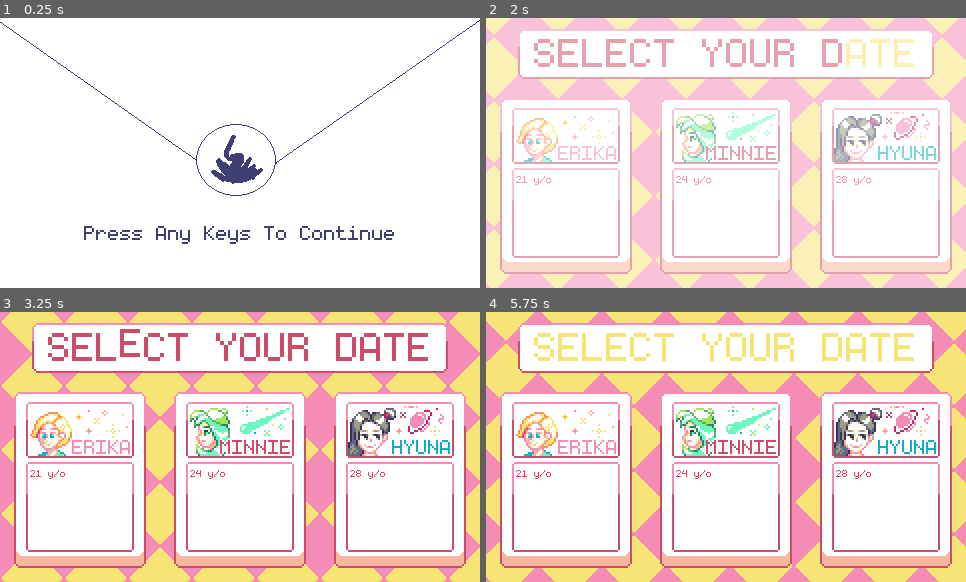
Above: before the commit, frames 1-4 (two rows, left to right).
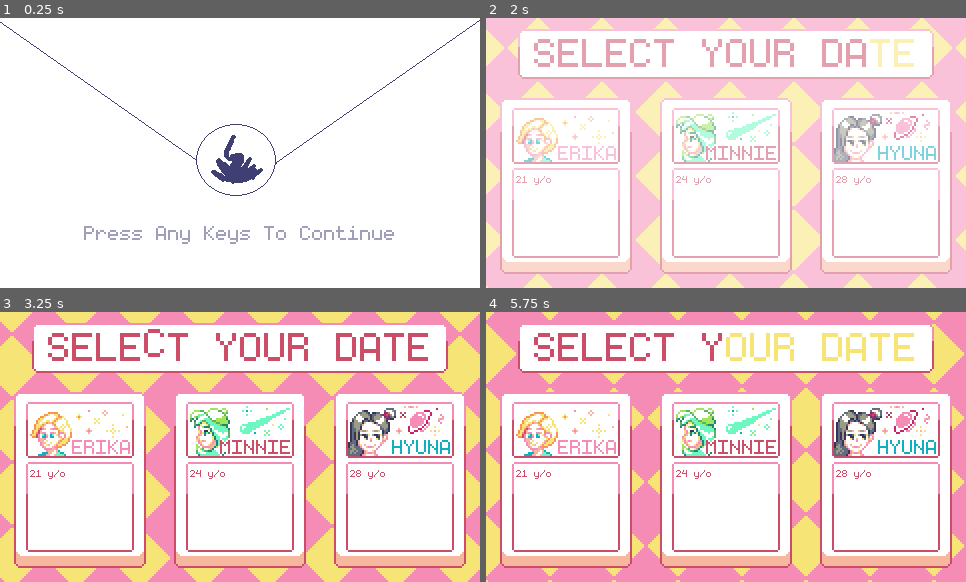
Above: after the commit, the same moments.

Repository: MaiGamesDev/PixelMate
Game: Godot game, scene res://Source/Main/StartMenu.tscn
The game is run twice, just before and just after one commit, with the same random seed, the same clock (stepped at 60 frames per second) and the same inputs.
Inputs:
- Up to frame 1 (0.25 s): no input
- Up to frame 2 (2 s): tap Enter (ui_accept) at 0.5, 0.77, 1.52 s
- Up to frame 3 (3.25 s): click "21 y/o" at 2 s; click "24 y/o" at 2.75 s
- Up to frame 4 (5.75 s): click "28 y/o" at 3.5 s; click "21 y/o" at 4.25 s; click "24 y/o" at 5 s

The runs differ from the first frame. In frame 1, 0.9% of the frame differs, in the area x 17-83%, y 77-84%; in frame 2, 18%; in frame 3, 19%; in frame 4, 20%, in the area x 0-100%, y 0-100%.

Commit message:
startmenu animation

Diff:
--- a/PM/Source/Main/LevelSelect.tscn
+++ b/PM/Source/Main/LevelSelect.tscn
@@ -210,14 +210,14 @@
 
 [node name="BackGround" type="AnimatedSprite" parent="."]
 frames = SubResource( 17 )
-frame = 3
+frame = 14
 playing = true
 centered = false
 
 [node name="SelectTitle" type="AnimatedSprite" parent="."]
 position = Vector2( 240, 36 )
 frames = SubResource( 39 )
-frame = 1
+frame = 2
 playing = true
 
 [node name="AnimationPlayer" type="AnimationPlayer" parent="."]
@@ -374,7 +374,6 @@
 rect_min_size = Vector2( 0, 10 )
 
 [node name="FadeInEffect" type="ColorRect" parent="UILayer"]
-visible = false
 margin_right = 480.0
 margin_bottom = 270.0
 mouse_filter = 2
--- a/PM/Source/Main/StartMenu.tscn
+++ b/PM/Source/Main/StartMenu.tscn
@@ -57,6 +57,23 @@
 "transitions": PoolRealArray( 1 ),
 "update": 0,
 "values": [ Color( 1, 1, 1, 1 ) ]
+}
+
+[sub_resource type="Animation" id=4]
+resource_name = "idle"
+length = 1.3
+loop = true
+tracks/0/type = "value"
+tracks/0/path = NodePath("Label:modulate")
+tracks/0/interp = 1
+tracks/0/loop_wrap = true
+tracks/0/imported = false
+tracks/0/enabled = true
+tracks/0/keys = {
+"times": PoolRealArray( 0, 0.5, 1 ),
+"transitions": PoolRealArray( 1, 1, 1 ),
+"update": 0,
+"values": [ Color( 1, 1, 1, 1 ), Color( 1, 1, 1, 0 ), Color( 1, 1, 1, 1 ) ]
 }
 
 [sub_resource type="Animation" id=3]
@@ -140,5 +157,7 @@
 }
 
 [node name="AnimationPlayer" type="AnimationPlayer" parent="."]
+autoplay = "idle"
 anims/RESET = SubResource( 2 )
+anims/idle = SubResource( 4 )
 anims/start = SubResource( 3 )
Not shown, added: PM/Art/Lucky/Battle Scene Assets/HeartCapsule-export.png.import
Not shown: 1 places in PM/Source/Main/StartMenu.tscn that only renumber resources
